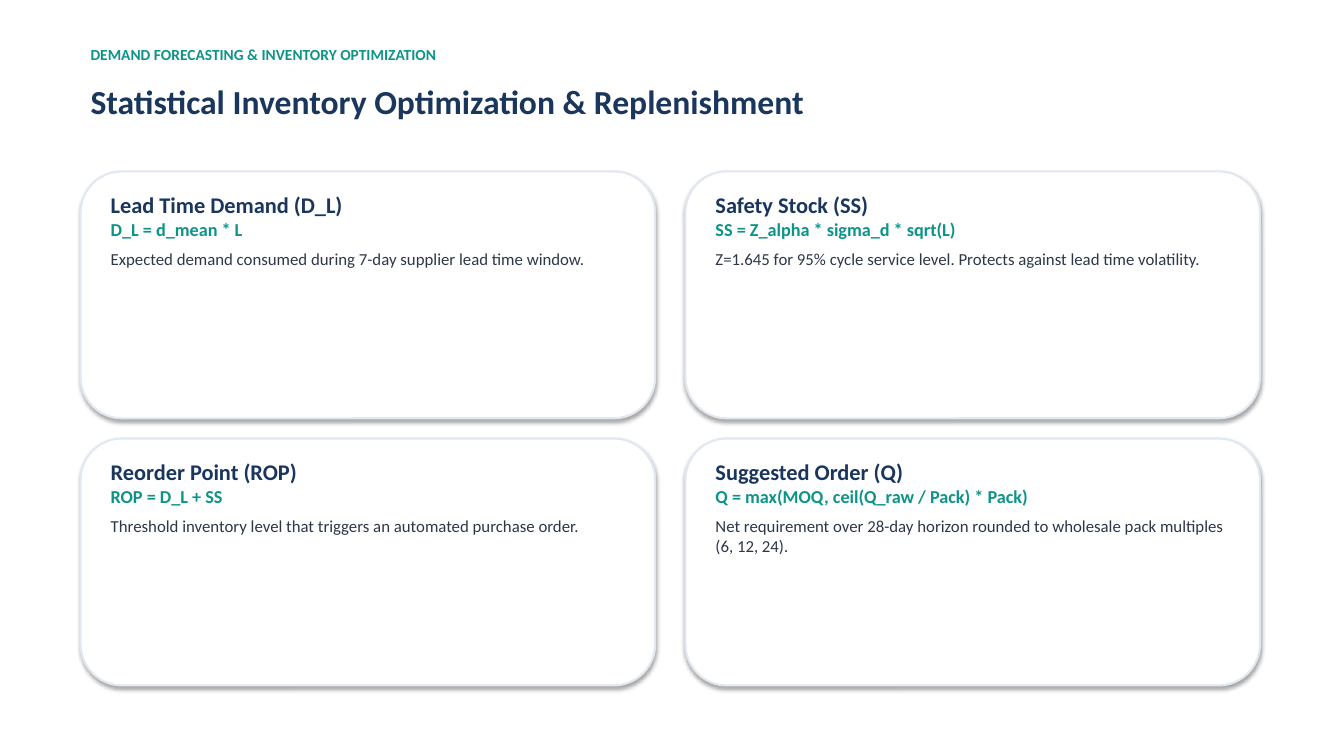
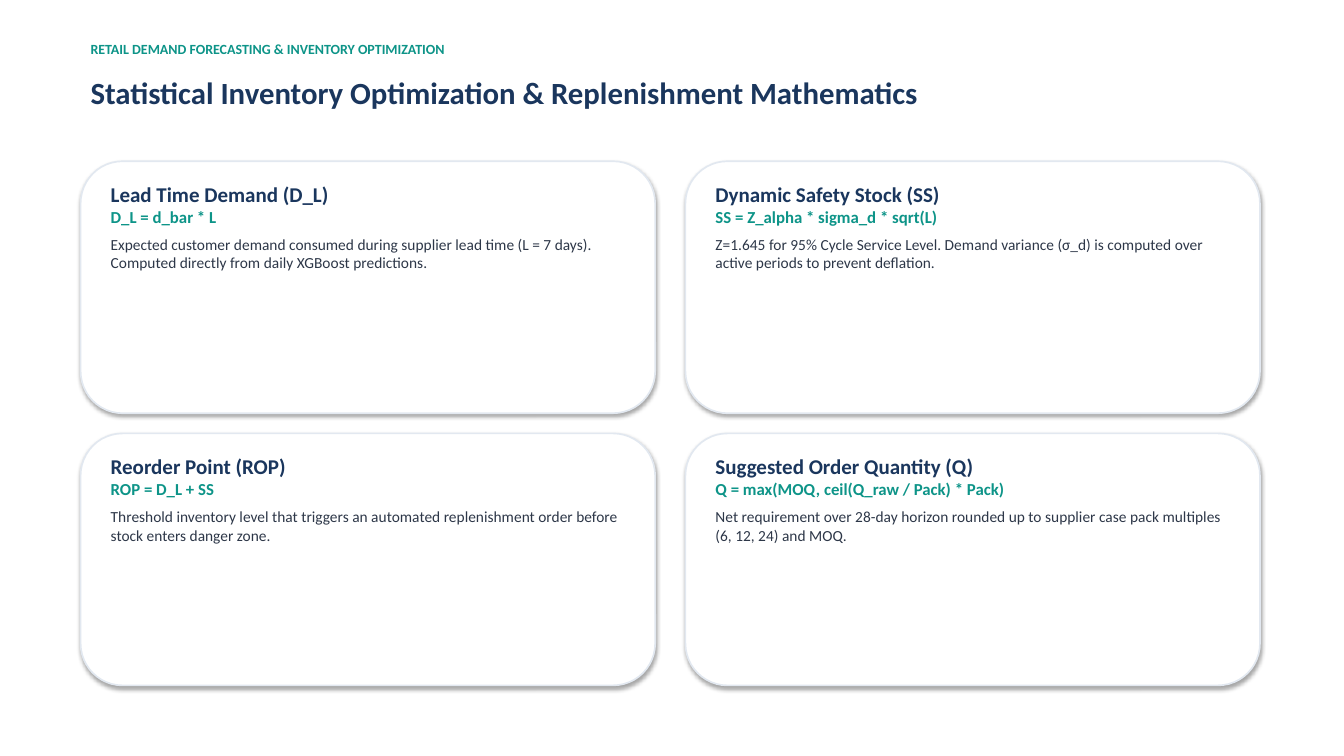
Before and after one commit to Pranav-2910/Demand-Forecasting-Inventory-Optimization-Using-Machine-Learning, a slide deck: slide 10 of Week 4/final_presentation.pptx (slide 9 before the commit). Drawn at 1344x756 pixels with LibreOffice and Linux fonts; fonts in the diff are those of the drawing. Boxes give left, top, right and bottom in pixels: in the first picture for what was removed or moved away, otherwise in the second. Text is boxed around its words. In the diff, an @@ line names an element or a change of style, - is before the commit and + after.

```diff
--- a/Week 4/final_presentation.pptx
+++ b/Week 4/final_presentation.pptx
@@ text at bbox=[91, 45, 445, 54]: text changed; size 11 to 10 pt @@
-DEMAND FORECASTING & INVENTORY OPTIMIZATION
+RETAIL DEMAND FORECASTING & INVENTORY OPTIMIZATION
@@ text at bbox=[91, 82, 917, 109]: text changed; size 24 to 22 pt @@
-Statistical Inventory Optimization & Replenishment
+Statistical Inventory Optimization & Replenishment Mathematics
@@ rounded rectangle: place and size @@
-rounded rectangle at bbox=[81, 171, 655, 418]
+rounded rectangle at bbox=[81, 161, 655, 413]
@@ text "Lead Time Demand (D_L)": place and size @@
-text "Lead Time Demand (D_L)" at bbox=[111, 196, 584, 268]
+text "Lead Time Demand (D_L)" at bbox=[111, 186, 592, 271]
@@ outline #E2E8F0 1.5 pt to #E2E8F0 1.2 pt in 4 elements at bbox=[81, 434, 655, 686], bbox=[686, 434, 1260, 686], bbox=[81, 161, 655, 413], bbox=[686, 161, 1260, 413] @@
@@ rounded rectangle: place and size @@
-rounded rectangle at bbox=[686, 171, 1260, 418]
+rounded rectangle at bbox=[686, 161, 1260, 413]
@@ text "Dynamic Safety Stock (SS)": place and size @@
-text "Dynamic Safety Stock (SS)" at bbox=[715, 196, 1199, 268]
+text "Dynamic Safety Stock (SS)" at bbox=[715, 186, 1203, 271]
@@ text "Dynamic Safety Stock (SS)" at bbox=[715, 186, 1203, 271]: size 13 to 12 pt in "SS = Z_alpha * sigma_d * sqrt(L)" @@
@@ text at bbox=[111, 186, 592, 271]: text changed; size 12 to 11 pt @@
-D_L = d_mean * L
-Expected demand consumed during 7-day supplier lead time window.
+D_L = d_bar * L
+Expected customer demand consumed during supplier lead time (L = 7 days). Computed directly from daily XGBoost predictions.
@@ text at bbox=[111, 186, 329, 205]: size 16 to 15 pt in "Lead Time Demand (D_L)" @@
@@ text at bbox=[715, 186, 940, 206]: text changed; size 16 to 15 pt @@
-Safety Stock (SS)
+Dynamic Safety Stock (SS)
@@ text at bbox=[715, 239, 1203, 271]: text changed; size 12 to 11 pt @@
-Z=1.645 for 95% cycle service level. Protects against lead time volatility.
+Z=1.645 for 95% Cycle Service Level. Demand variance (σ_d) is computed over active periods to prevent deflation.
@@ rounded rectangle: place and size @@
-rounded rectangle at bbox=[81, 439, 655, 686]
+rounded rectangle at bbox=[81, 434, 655, 686]
@@ rounded rectangle: place and size @@
-rounded rectangle at bbox=[686, 439, 1260, 686]
+rounded rectangle at bbox=[686, 434, 1260, 686]
@@ text "Suggested Order Quantity (Q)" at bbox=[715, 458, 1221, 543]: size 13 to 12 pt in "Q = max(MOQ, ceil(Q_raw / Pack) * ..." @@
@@ text at bbox=[111, 458, 286, 477]: size 16 to 15 pt in "Reorder Point (ROP)"; size 13 to 12 pt in "ROP = D_L + SS" @@
@@ text at bbox=[715, 458, 973, 478]: text changed; size 16 to 15 pt @@
-Suggested Order (Q)
+Suggested Order Quantity (Q)
@@ text at bbox=[111, 511, 617, 544]: text changed; size 12 to 11 pt @@
-Threshold inventory level that triggers an automated purchase order.
+Threshold inventory level that triggers an automated replenishment order before stock enters danger zone.
@@ text at bbox=[715, 511, 1221, 543]: text changed; size 12 to 11 pt @@
-Net requirement over 28-day horizon rounded to wholesale pack multiples (6, 12, 24).
+Net requirement over 28-day horizon rounded up to supplier case pack multiples (6, 12, 24) and MOQ.
```
Also in this commit, not shown: 10 other slides changed, 3 slides added, 1 slide removed, 4 other files.
